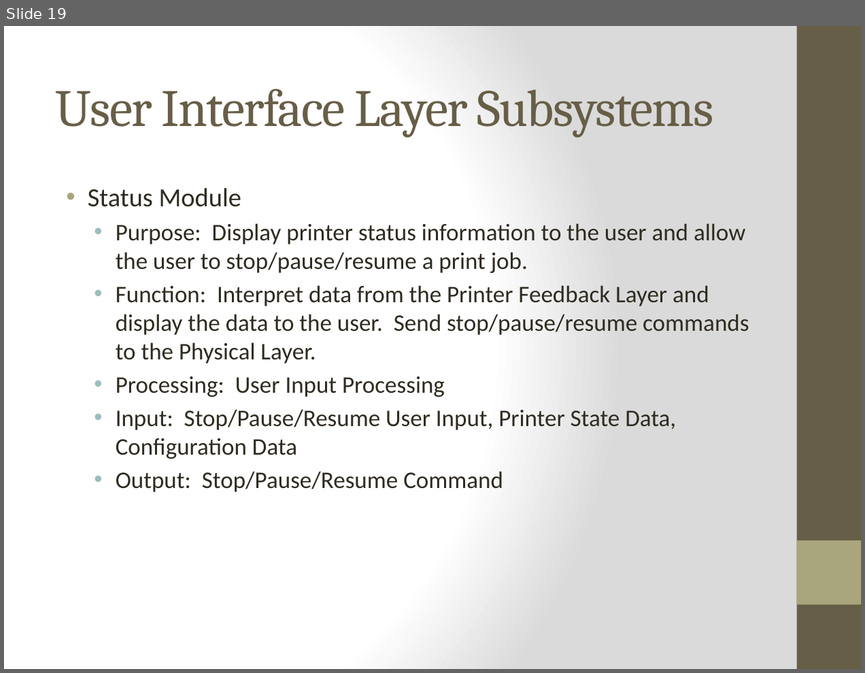
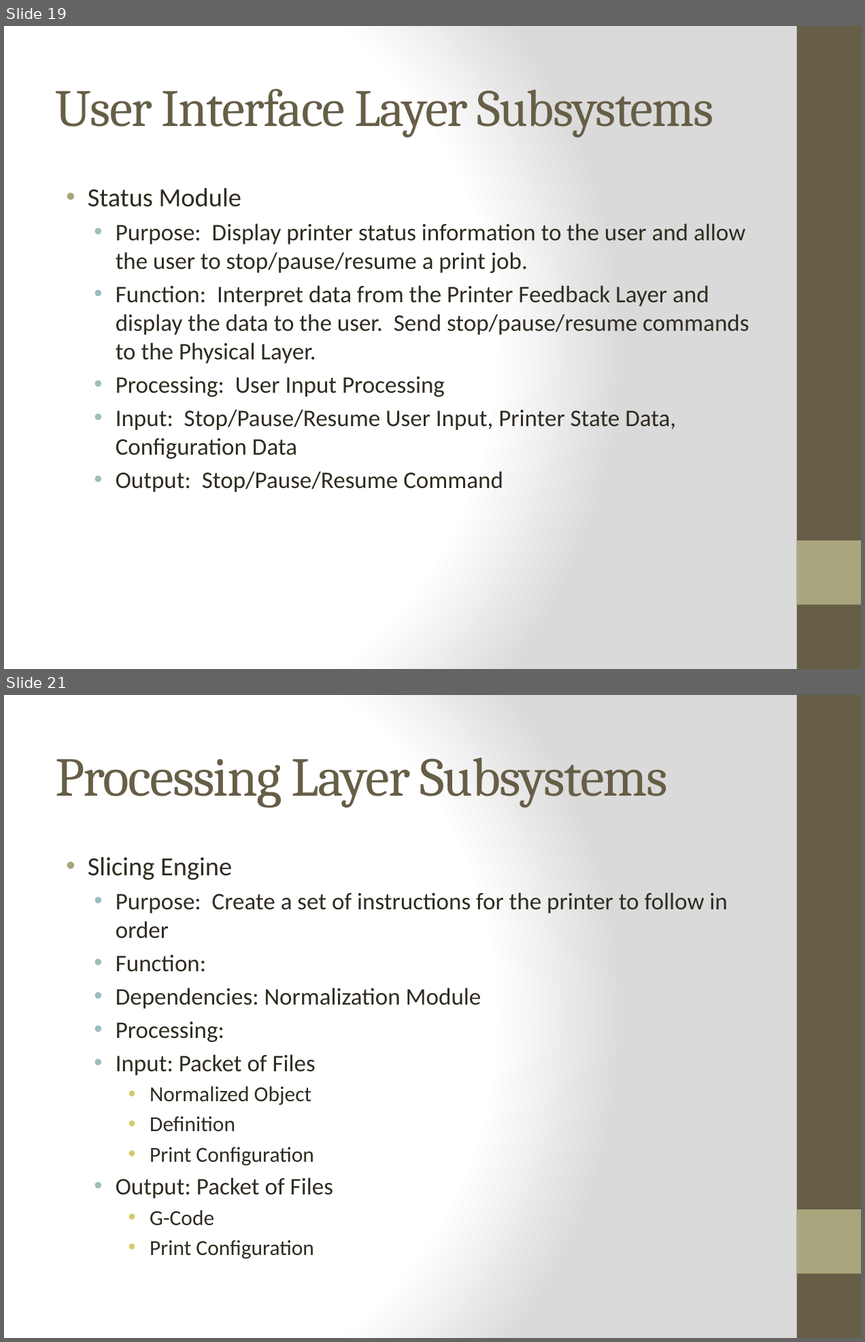
Before and after one commit to qpHalcy0n/SRDesign, a slide deck: ADS Gate Review/Team Ink3d ADS.pptx. Shown one above the other, each under a label of ours: slide 19 before the commit, slides 19 and 21 after it; the slides between them are not shown. The pictures are 865x673 and 865x1342 pixels, drawn with LibreOffice and Linux fonts; fonts in the diff are those of the drawing. Boxes give left, top, right and bottom in pixels: in the first picture for what was removed or moved away, otherwise in the second. Text is boxed around its words. In the diff, an @@ line names an element or a change of style, - is before the commit and + after.

```diff
--- a/ADS Gate Review/Team Ink3d ADS.pptx
+++ b/ADS Gate Review/Team Ink3d ADS.pptx
@@ slide 21 added at bbox=[4, 695, 861, 1338], background gradient #FFFFFF to #DADADA; not listed: 2 template elements that a slide beside it also shows @@
@@ title added at bbox=[56, 758, 668, 808], 46 pt, text #675E47 @@
+Processing Layer Subsystems
@@ text added at bbox=[88, 857, 727, 1259], 20 pt, text #2F2B20 @@
+• Slicing Engine
+  • Purpose: Create a set of instructions for the printer to follow in order
+  • Function:
+  • Dependencies: Normalization Module
+  • Processing:
+  • Input: Packet of Files
+    • Normalized Object
+    • Definition
+    • Print Configuration
+  • Output: Packet of Files
+    • G-Code
+    • Print Configuration
```
Also in this commit, not shown: 5 other slides added.
